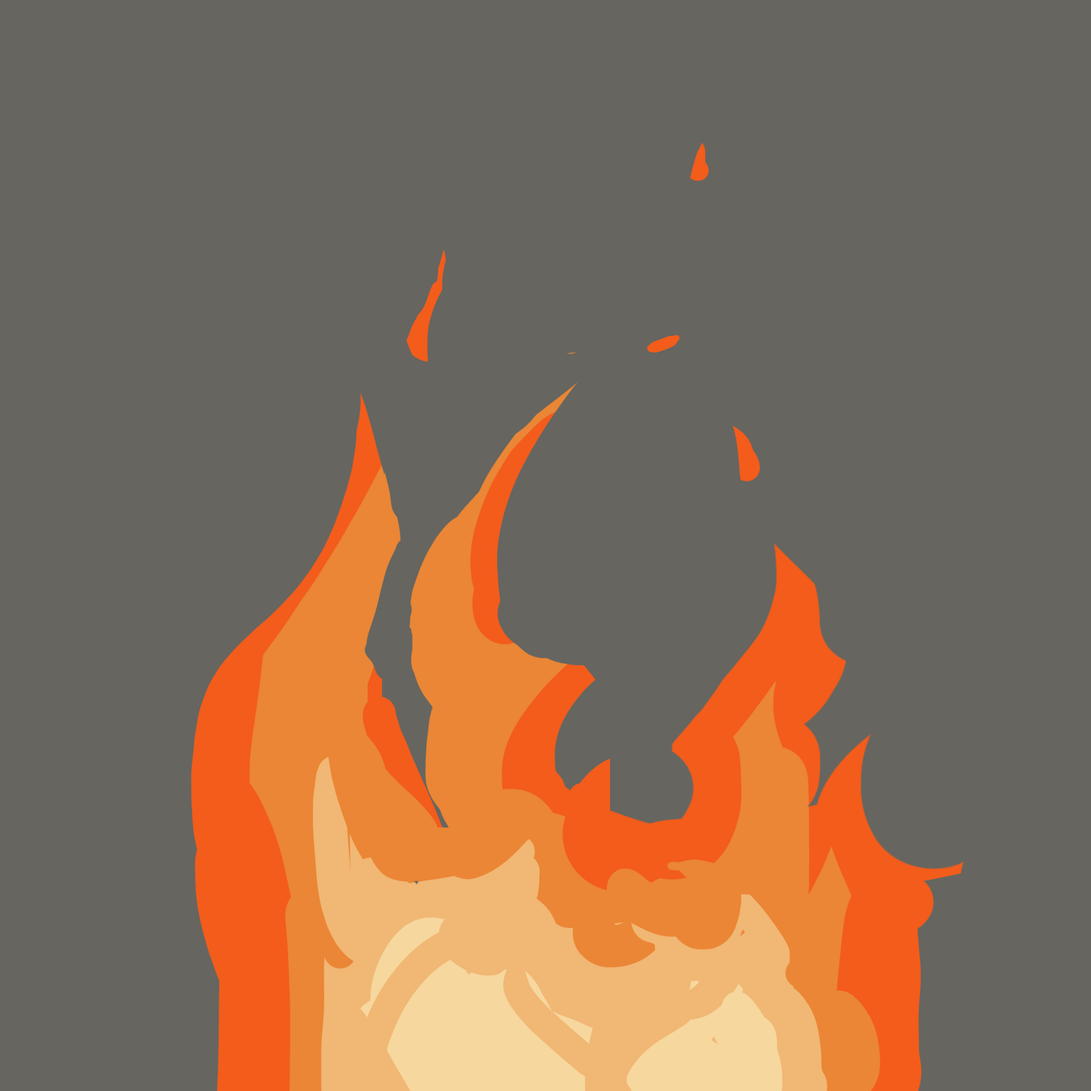
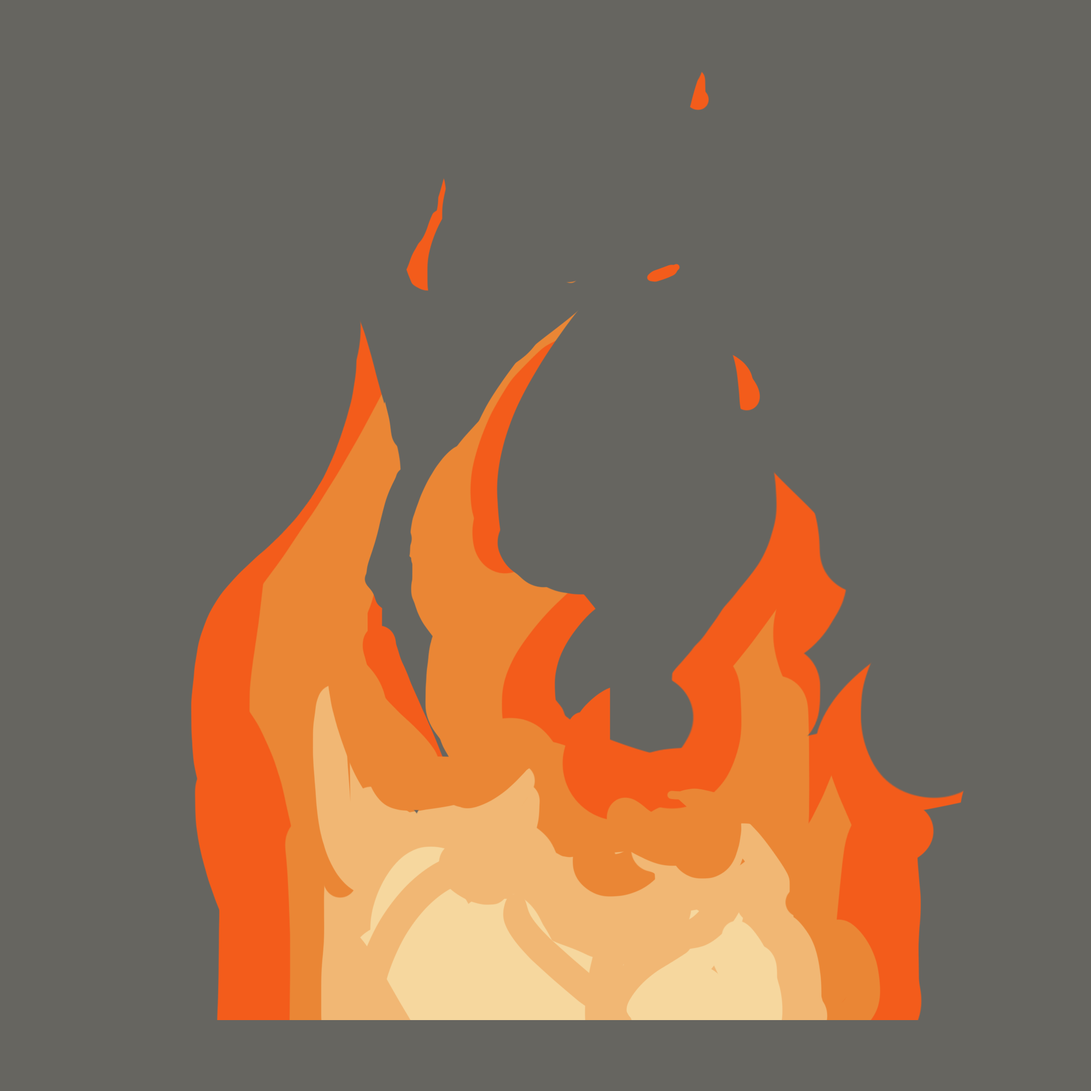
Two versions of the same layered image (1091x1091). Layer-by-layer changes:
painted on "Layer 1 copy 3" over [191, 71, 965, 1091]
